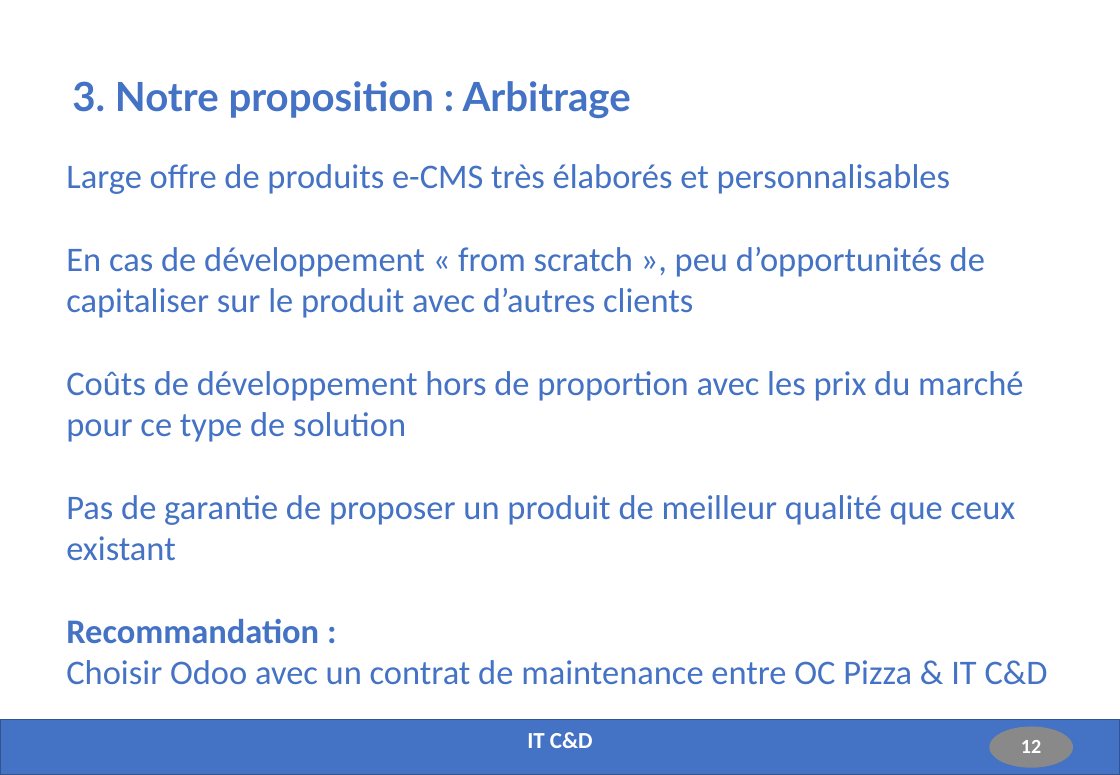
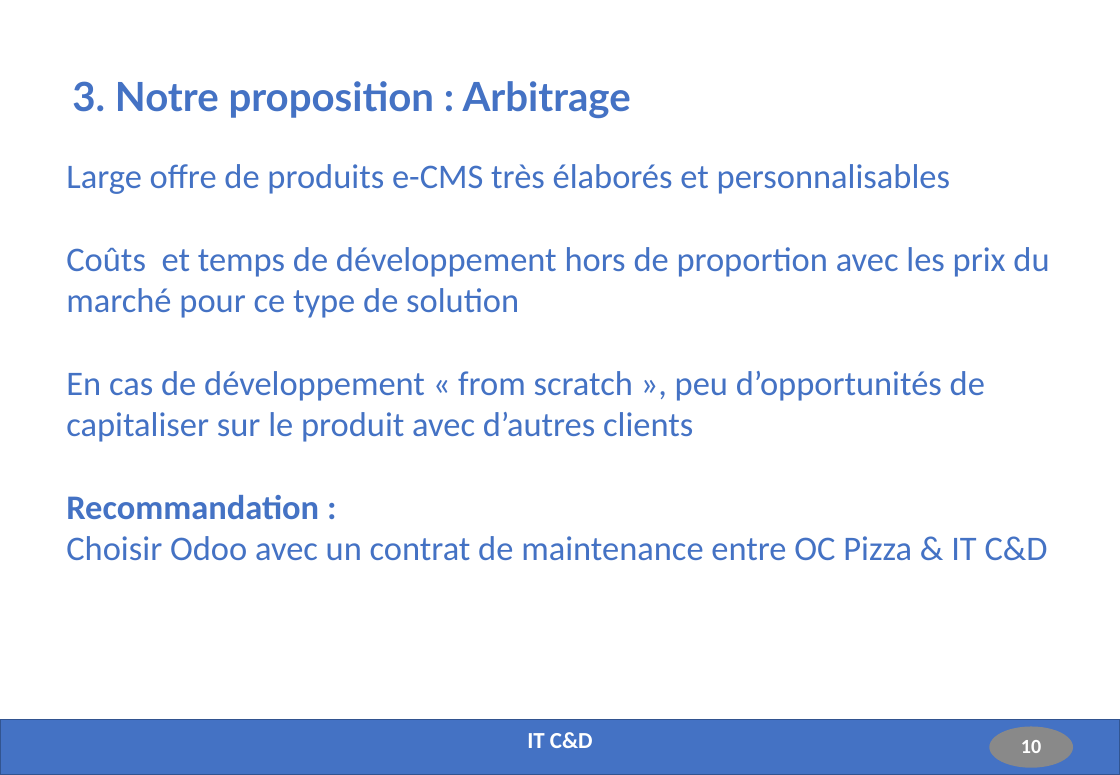
Before and after one commit to Fabrice-64/OC_Project_4, a slide deck: slide 10 of Solution_Fonctionnelle_Technique_Projet_4.pptx (slide 12 before the commit). Drawn at 1120x775 pixels with LibreOffice and Linux fonts; fonts in the diff are those of the drawing. Boxes give left, top, right and bottom in pixels: in the first picture for what was removed or moved away, otherwise in the second. Text is boxed around its words. In the diff, an @@ line names an element or a change of style, - is before the commit and + after.

```diff
--- a/Solution_Fonctionnelle_Technique_Projet_4.pptx
+++ b/Solution_Fonctionnelle_Technique_Projet_4.pptx
@@ text at bbox=[66, 247, 1049, 318]: paragraph added @@
+Coûts et temps de développement hors de proportion avec les prix du marché pour ce type de solution
@@ text at bbox=[66, 371, 1023, 561]: paragraphs removed @@
-Coûts de développement hors de proportion avec les prix du marché pour ce type de solution
-Pas de garantie de proposer un produit de meilleur qualité que ceux existant
@@ page number at bbox=[1021, 740, 1041, 753]: text changed @@
-12
+10
```
Also in this commit, not shown: 9 other slides changed, 2 slides added.
